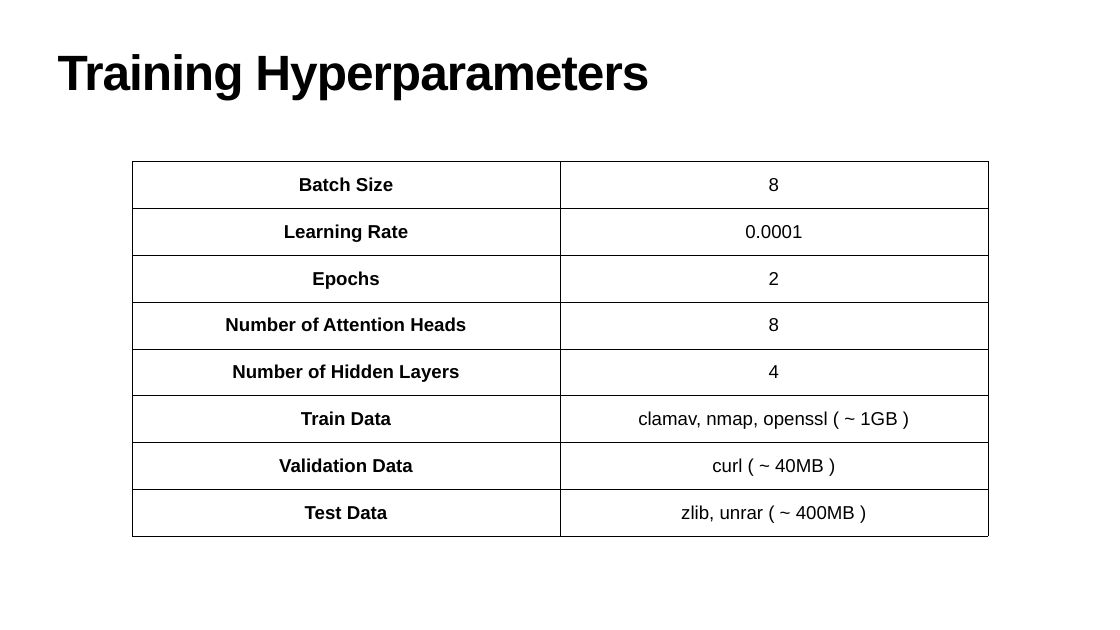
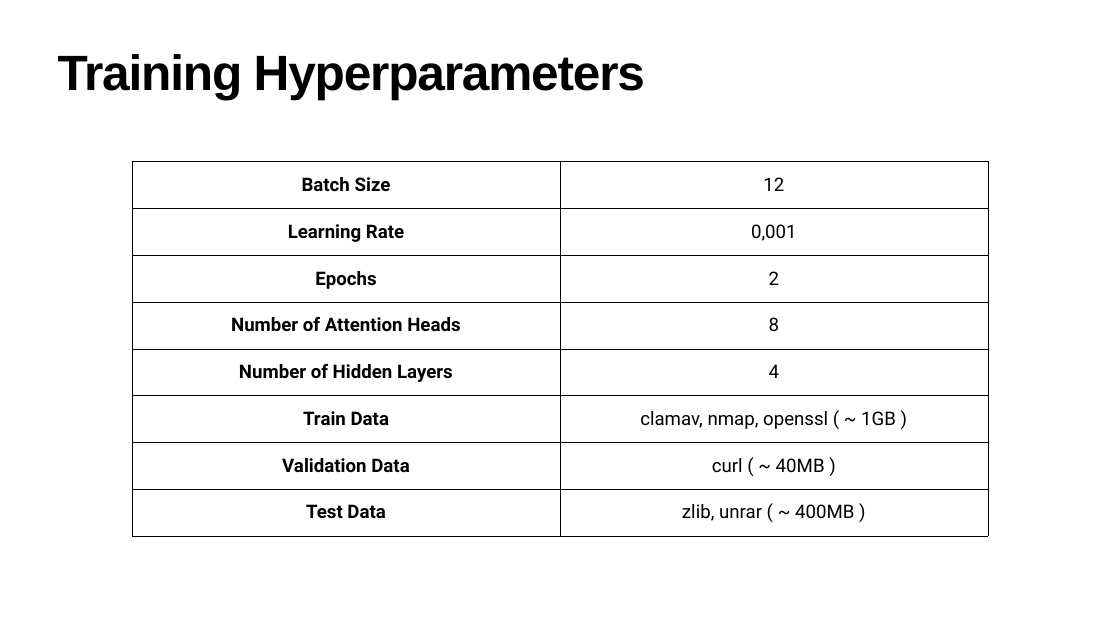
Before and after one commit to julig3ccd/BinAI, a slide deck: slide 8 of presentation/final_presentation.pptx. Drawn at 1120x630 pixels with LibreOffice and Linux fonts; fonts in the diff are those of the drawing. Boxes give left, top, right and bottom in pixels: in the first picture for what was removed or moved away, otherwise in the second. Text is boxed around its words. In the diff, an @@ line names an element or a change of style, - is before the commit and + after.

```diff
--- a/presentation/final_presentation.pptx
+++ b/presentation/final_presentation.pptx
@@ title "Training Hyperparameters" at bbox=[58, 54, 645, 99]: letter spacing -1.7 to -2 pt @@
@@ table at bbox=[132, 162, 988, 536] @@
-row 1, column 2: 8
+row 1, column 2: 12
-row 2, column 2: 0.0001
+row 2, column 2: 0,001
@@ font Arial to Roboto @@
```
Also in this commit, not shown: 8 other slides changed.
